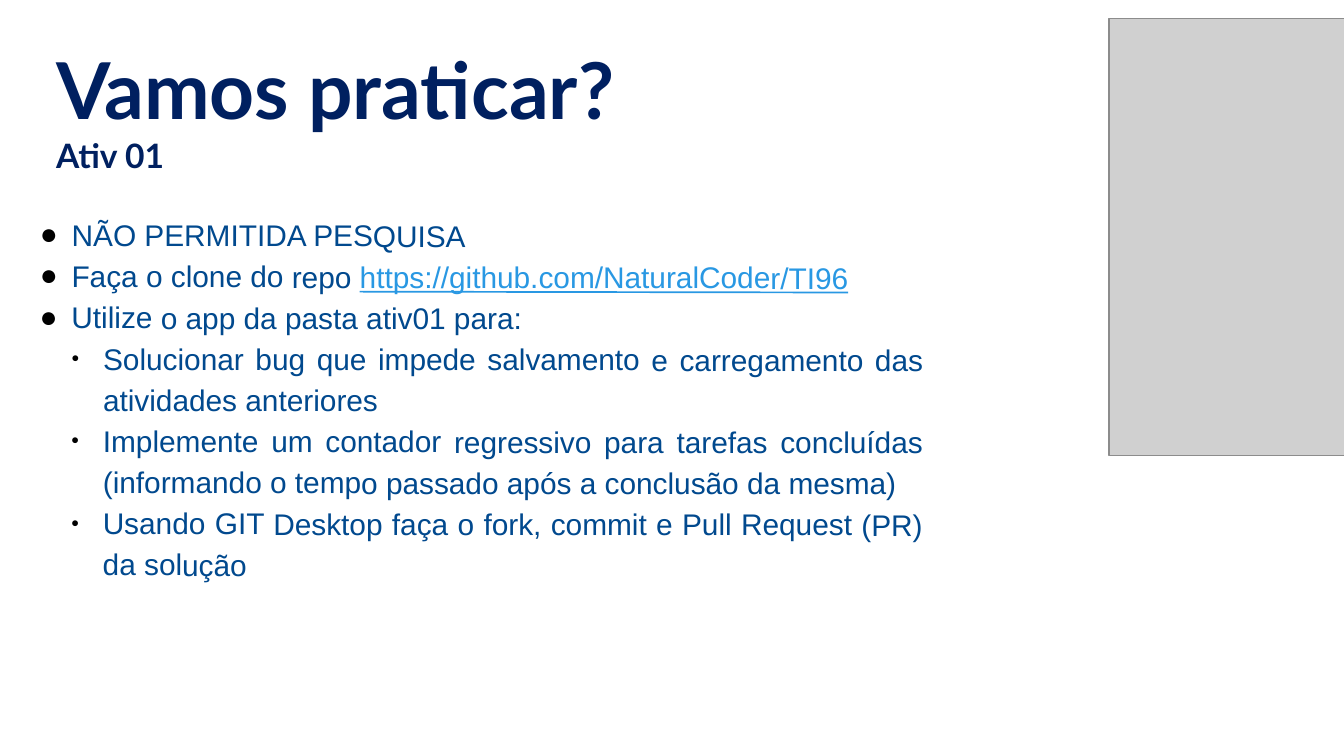
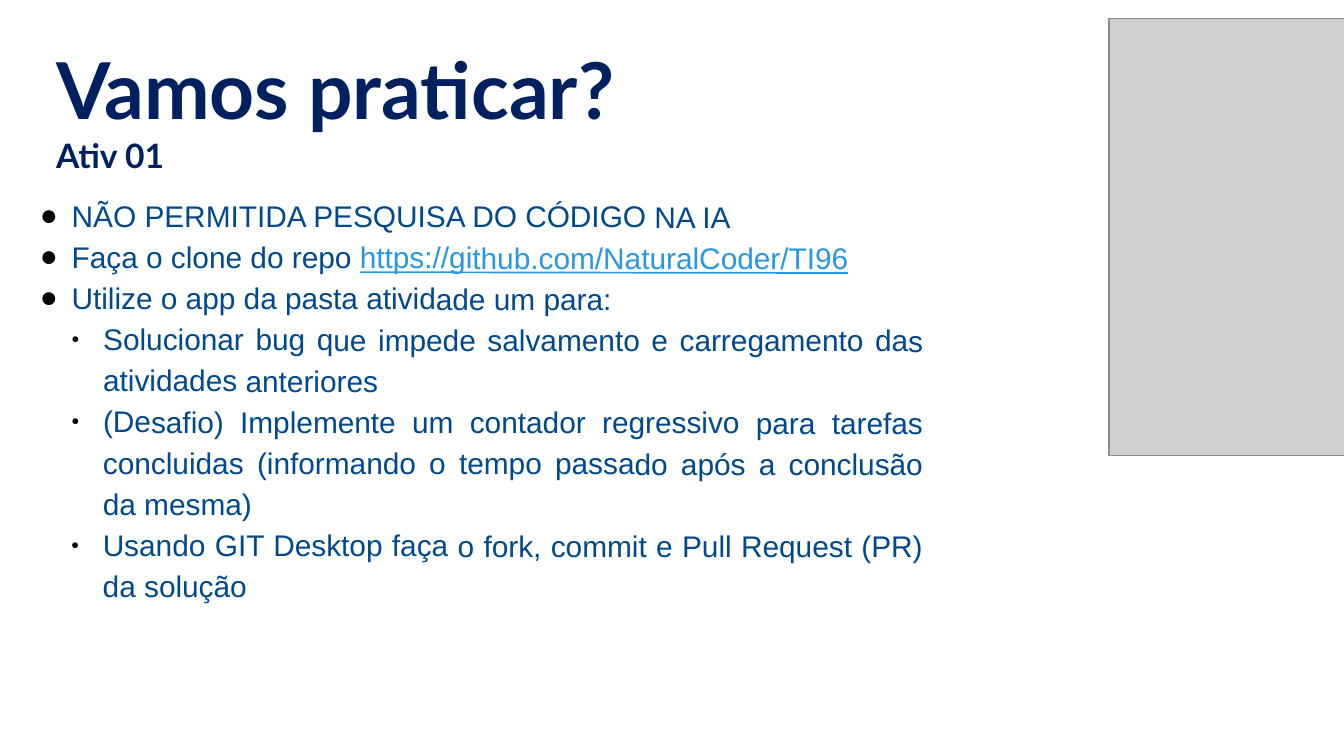
Before and after one commit to danielme17/TI96, a slide deck: slide 11 of aula06/Aula06.pptx. Drawn at 1344x756 pixels with LibreOffice and Linux fonts; fonts in the diff are those of the drawing; grey boxes stand for pictures. Boxes give left, top, right and bottom in pixels: in the first picture for what was removed or moved away, otherwise in the second. Text is boxed around its words. In the diff, an @@ line names an element or a change of style, - is before the commit and + after.

```diff
--- a/aula06/Aula06.pptx
+++ b/aula06/Aula06.pptx
@@ text "NÃO PERMITIDA PESQUISA DO CÓDIGO ..." moved from (x1=71, y1=223, x2=923, y2=581) to (x1=72, y1=203, x2=923, y2=603) @@
@@ text at (x1=72, y1=203, x2=730, y2=232): text changed @@
-● NÃO PERMITIDA PESQUISA
+● NÃO PERMITIDA PESQUISA DO CÓDIGO NA IA
@@ text at (x1=72, y1=287, x2=612, y2=315): text changed @@
-● Utilize o app da pasta ativ01 para:
+● Utilize o app da pasta atividade um para:
@@ text at (x1=103, y1=410, x2=923, y2=520): text changed @@
-  ● Implemente um contador regressivo para tarefas concluídas (informando o tempo passado após a conclusão da mesma)
+  ● (Desafio) Implemente um contador regressivo para tarefas concluidas (informando o tempo passado após a conclusão da mesma)
```
Also in this commit, not shown: 1 other slide changed.
